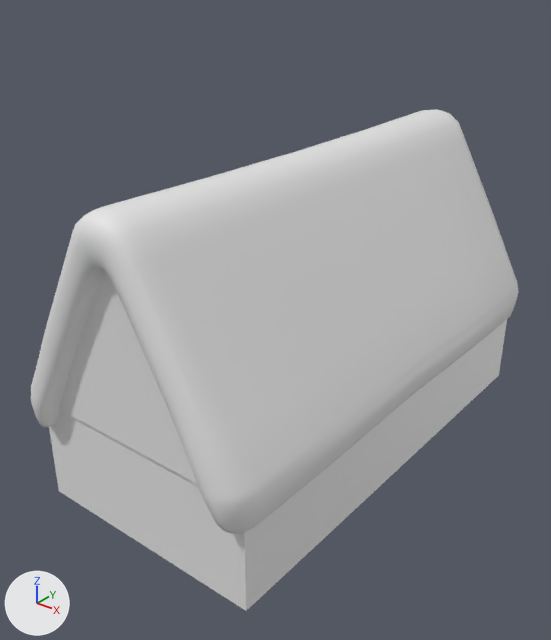
Two versions of the FBX model Assets/Graphic Test/House.fbx, one commit apart.
One viewpoint serves both versions: a 50 mm camera at (8.71, -11.98, 9.88) aimed at (-0.2, -0.84, 2.98). The lights are fixed; the arrows at lower left show +X, +Y and +Z. Materials are left out; every surface is plain grey. Where no turn or scale is listed for an object, it has been applied to the vertices.

In view in the first picture: 'Cube', 'Stone Walls', 'Thatch'.
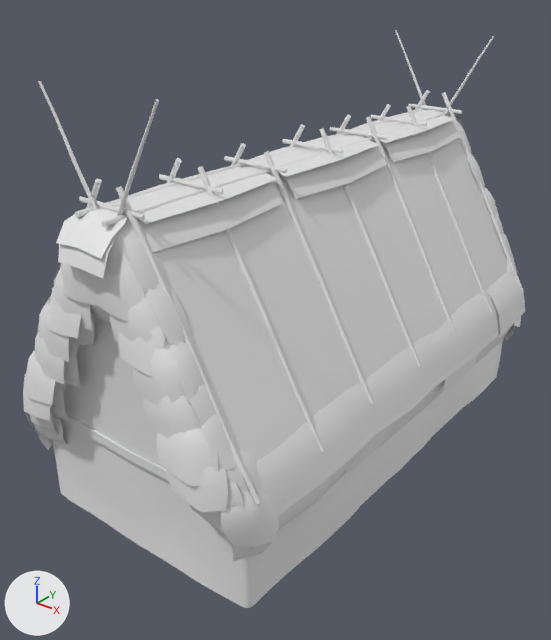
Diff of the bpy script that builds the scene:
```diff
--- a/Assets/Graphic Test/House.fbx.py
+++ b/Assets/Graphic Test/House.fbx.py
@@ me_cube_002 @@
 # used by ob_cube; location = (0.0, 0.0, 3.19); rotation_euler = (1.571, 0.0, 0.0), in degrees (90, 0, 0); scale = (0.01, 0.01, 0.00282)
 # verts and faces of me_cube_002; kept vertices keep their numbers, new ones are numbered from 10
 # before: 5 (-220.0, -100.0, 1794.0), 6 (0.0, 267.0, 1794.0), 7 (220.0, -100.0, 1794.0), 8 (-220.0, -100.0, 1761.0), 9 (220.0, -100.0, 1761.0)
-me_cube_002.from_pydata(...)  # 10 vertices, 4 faces; spans x -220.0..220.0, y -100.0..267.0, z -1794.0..1794.0
+me_cube_002.from_pydata(...)  # 24 vertices, 12 faces; spans x -226.0..226.0, y 195.0..219.0, z -510.0..510.0
+# me_cube_002 part 1
+delete_vertices([*range(5, 10)])  # with the faces that use them
+# me_cube_002 part 2
+# 18 vertices are added at x -226.0..226.0, y 195.0..219.0, z -510.0..510.0
+# 6 new vertices lie (0.0, 19.0, 0.0) away from vertices in x -226.0..226.0, y 195.0..200.0, z -510.0..510.0
+# 12 new faces join them
@@ me_cylinder_016 @@
+me_cylinder_016.from_pydata(...)  # 256 vertices, 220 faces; spans x -1.26..1.26, y -5.11..5.11, z 6.31..8.16
@@ me_cylinder_004 @@
+me_cylinder_004.from_pydata(...)  # 448 vertices, 434 faces; spans x -0.7..0.72, y 4.96..15.0, z 6.4..6.52
@@ me_plane_053 @@
+me_plane_053.from_pydata(...)  # 1917 vertices, 1027 faces; spans x -2.96..2.95, y -5.71..5.71, z 1.1..6.44
@@ me_cylinder_001 @@
+me_cylinder_001.from_pydata(...)  # 1120 vertices, 1092 faces; spans x -2.82..2.83, y 4.94..15.03, z 2.37..6.87
@@ me_cube_002_1 @@
+me_cube_002_1.from_pydata(...)  # 22 vertices, 16 faces; spans x -2.2..2.2, y -5.06..5.06, z -1.05..2.67
@@ me_cylinder_003 @@
+me_cylinder_003.from_pydata(...)  # 160 vertices, 156 faces; spans x -0.39..0.38, y -5.41..5.31, z 6.29..6.44
@@ ob_roofhorns @@
+ob_roofhorns = bpy.data.objects.new('RoofHorns', me_cylinder_016)
+ob_roofhorns.location = (0.0, 0.0, 0.0)
@@ ob_roofmiddle @@
+ob_roofmiddle = bpy.data.objects.new('Roofmiddle', me_cylinder_004)
+ob_roofmiddle.location = (0.0, -9.98, -0.01)
@@ ob_thatchstraws @@
+ob_thatchstraws = bpy.data.objects.new('ThatchStraws', me_plane_053)
+ob_thatchstraws.location = (0.0, 0.0, 0.0)
@@ ob_roofsticks @@
+ob_roofsticks = bpy.data.objects.new('Roofsticks', me_cylinder_001)
+ob_roofsticks.location = (0.0, -9.98, -0.01)
@@ ob_loft @@
+ob_loft = bpy.data.objects.new('Loft', me_cube_002_1)
+ob_loft.location = (0.0, 0.0, 3.19)
@@ ob_roofalong @@
+ob_roofalong = bpy.data.objects.new('RoofAlong', me_cylinder_003)
+ob_roofalong.location = (0.0, 0.0, 0.0)
```

Location of each change, [x1, y1, x2, y2] in pixels of the pictures (551 x 640 px):
'ThatchStraws', added
    after: [23, 109, 525, 561]
'Roofsticks', added
    after: [86, 90, 524, 505]
'Loft', added
    after: [63, 317, 162, 466]
'RoofAlong', added
    after: [75, 108, 449, 227]
'Roofmiddle', added
    after: [79, 104, 462, 220]
'RoofHorns', added
    after: [38, 30, 494, 216]
part 1 of me_cube_002, deleted
    before: [59, 273, 197, 484]
part 2 of me_cube_002, added
    after: [60, 414, 169, 481]
